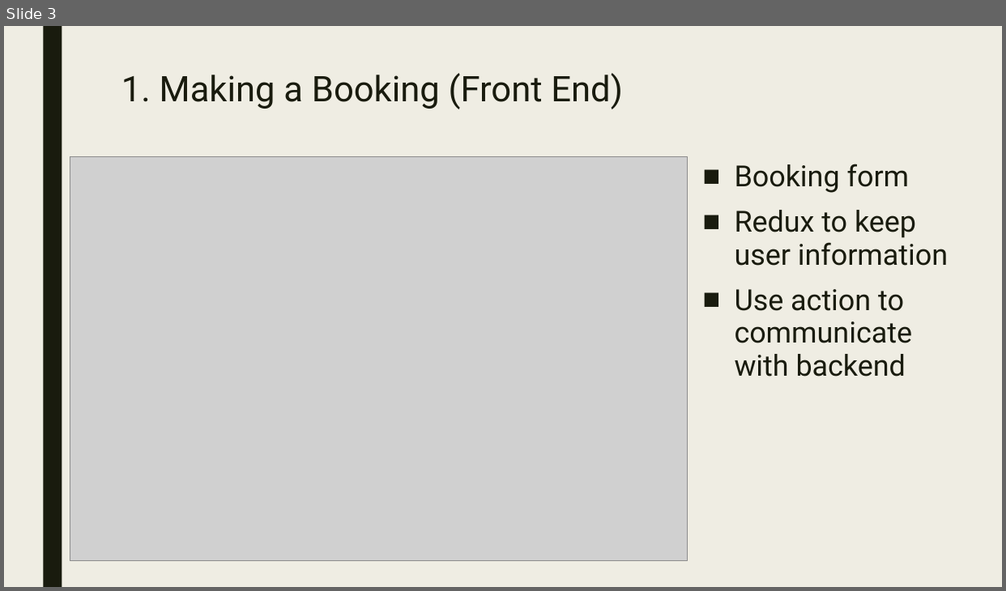
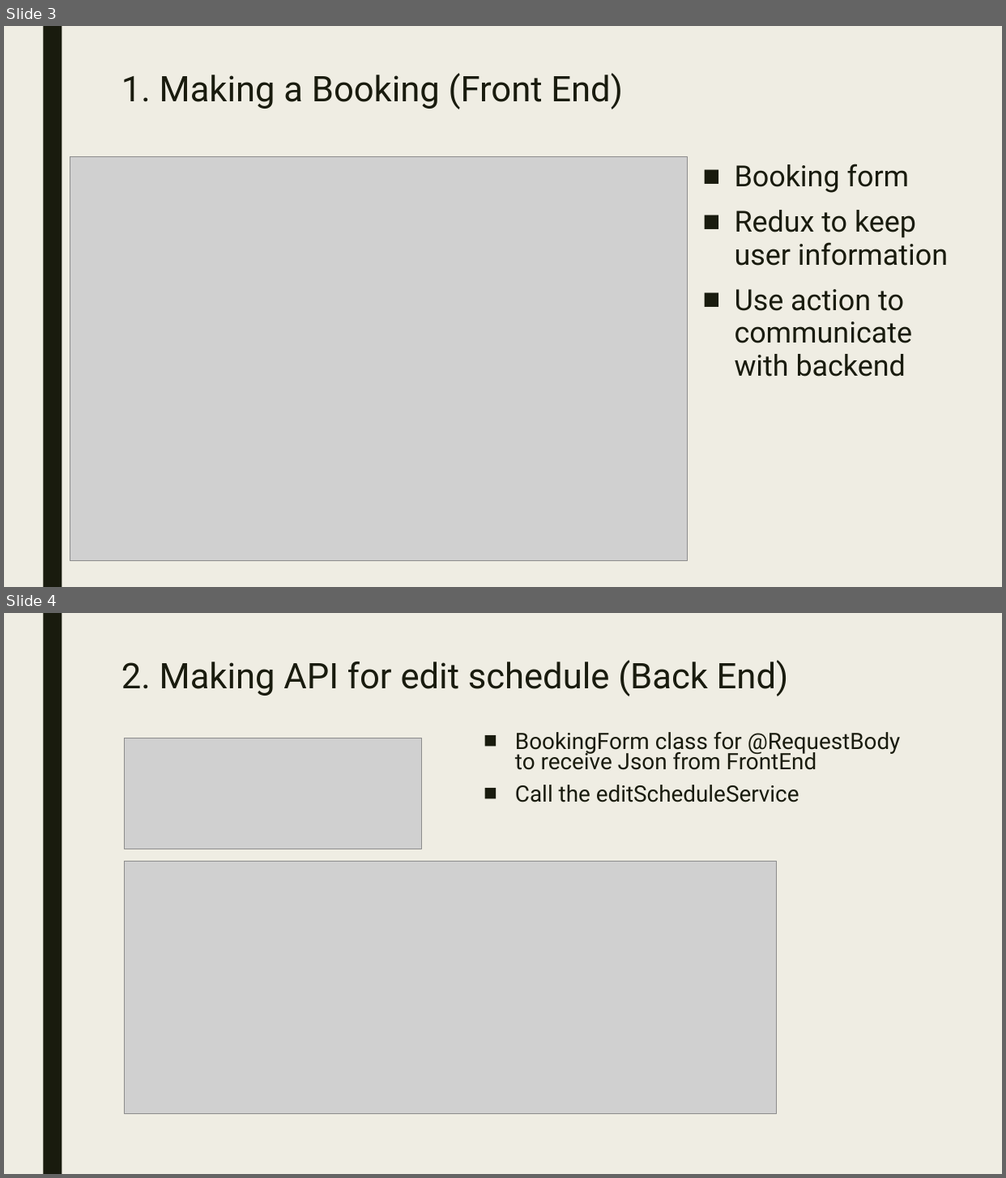
Before and after one commit to RMIT-SEPT/majorproject-5-wed-16-30-6, a slide deck: docs/Presentation/milestone3_presentation.pptx. Shown one above the other, each under a label of ours: slide 3 before the commit, slides 3 and 4 after it. The pictures are 1006x591 and 1006x1178 pixels, drawn with LibreOffice and Linux fonts; fonts in the diff are those of the drawing; grey boxes stand for pictures. Boxes give left, top, right and bottom in pixels: in the first picture for what was removed or moved away, otherwise in the second. Text is boxed around its words. In the diff, an @@ line names an element or a change of style, - is before the commit and + after.

```diff
--- a/docs/Presentation/milestone3_presentation.pptx
+++ b/docs/Presentation/milestone3_presentation.pptx
@@ slide 4 added at box(4, 613, 1002, 1174), background #EFEDE3 @@
@@ rectangle added at box(43, 613, 62, 1174), fill #191B0E @@
@@ text added at box(121, 660, 789, 696), 34 pt, text #191B0E @@
+2. Making API for edit schedule (Back End)
@@ text added at box(515, 732, 901, 803), 21.7 pt, text #191B0E @@
+■ BookingForm class for @RequestBody to receive Json from FrontEnd
+■ Call the editScheduleService
@@ picture added at box(125, 738, 422, 849) @@
@@ picture added at box(125, 862, 777, 1114) @@
```
Also in this commit, not shown: 1 slide changed, 3 other slides added, 2 slides removed, 30 other files.
